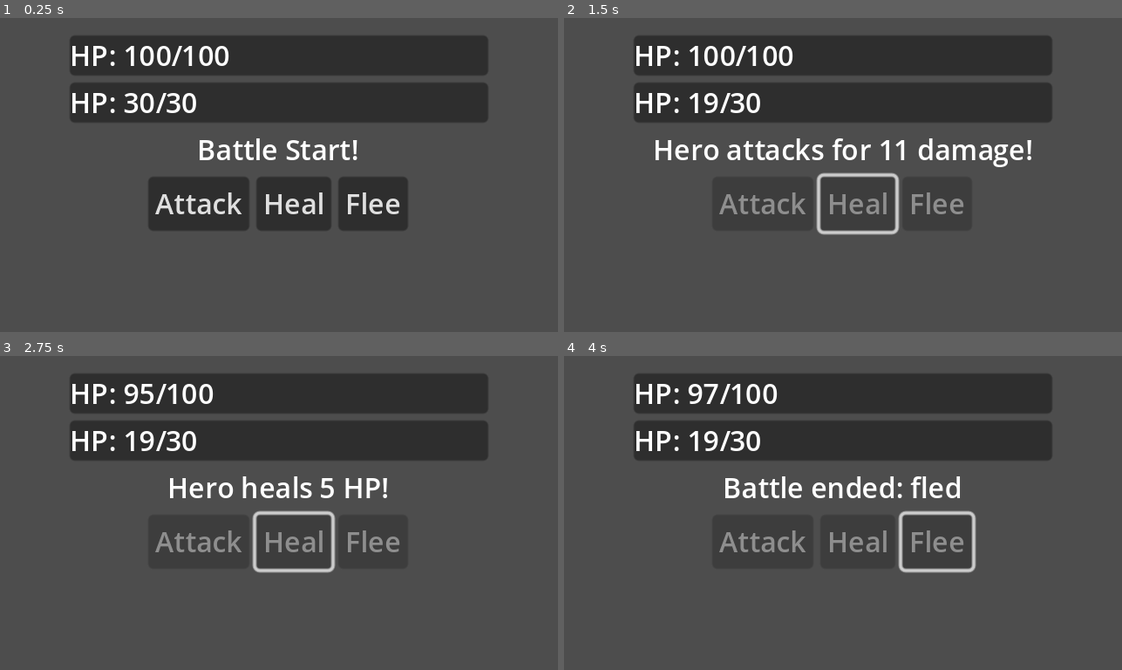
Above: before the commit, frames 1-4 (two rows, left to right).
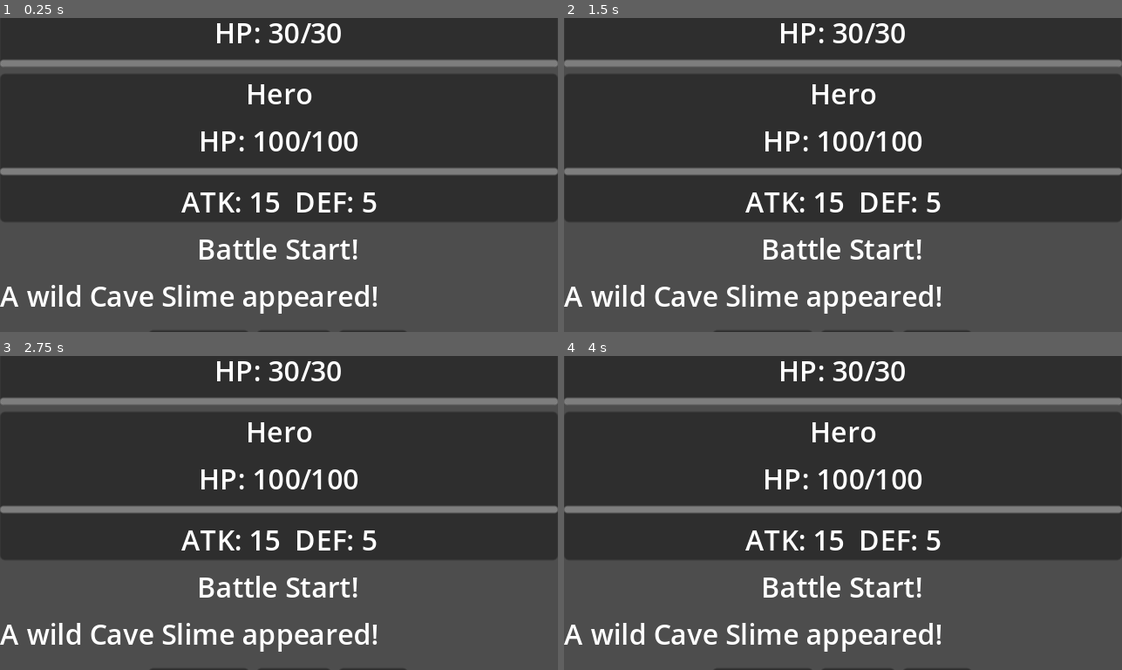
Above: after the commit, the same moments.

Repository: andres-villavicencio-dev/8bit-games_alpha-milestone
Game: Godot game, scene res://scenes/battle.tscn
Same seed, same stepped clock (60 frames per second), same inputs: the game is played once before the commit and once after it. This scene is started directly instead of the project's main scene.
Inputs (mouse positions are in pixels of both pictures, inside the frame that each line leads up to):
- Up to frame 1 (0.25 s): no input
- Up to frame 2 (1.5 s): click (764, 203) at 0.5 s, where only the run before the commit has a clickable "Attack"; tap Enter (ui_accept) at 1.25 s; hold Right (ui_right) from 1.28 s (still down)
- Up to frame 3 (2.75 s): tap Enter (ui_accept) at 1.52 s; release Right (ui_right) at 2 s; click (295, 541) at 2 s, where only the run before the commit has a clickable "Heal"
- Up to frame 4 (4 s): tap Enter (ui_accept) at 2.75, 3.02 s; hold Down (ui_down) 2.78-3.5 s; click (937, 541) at 3.5 s, where only the run before the commit has a clickable "Flee"

The runs differ from the first frame. In frame 1, 46% of the frame differs, in the area x 0-100%, y 0-100%; in frame 2, 46%; in frame 3, 46%; in frame 4, 46%.

Commit message:
Enhance battle system with improved UI and mechanics
- Added flee mechanic with 70% success rate
- Simplified damage calculation formula
- Enhanced healing with random amount (15-25 HP)
- Improved UI with HP bars, character names, and stats display
- Implemented battle log showing last 5 actions
- Added proper battle result messaging
- Documented enhancements in docs/BATTLE_SYSTEM_ENHANCEMENTS.md

Diff:
--- a/game/scenes/battle.tscn
+++ b/game/scenes/battle.tscn
@@ -22,31 +22,72 @@
 anchor_top = 0.5
 anchor_right = 0.5
 anchor_bottom = 0.5
-offset_left = -120.0
-offset_top = -80.0
-offset_right = 120.0
-offset_bottom = 80.0
+offset_left = -160.0
+offset_top = -120.0
+offset_right = 160.0
+offset_bottom = 120.0
 grow_horizontal = 2
 grow_vertical = 2
+
+[node name="EnemyPanel" type="PanelContainer" parent="VBoxContainer"]
+layout_mode = 2
+
+[node name="EnemyInfo" type="VBoxContainer" parent="VBoxContainer/EnemyPanel"]
+layout_mode = 2
+
+[node name="EnemyName" type="Label" parent="VBoxContainer/EnemyPanel/EnemyInfo"]
+layout_mode = 2
+text = "Cave Slime"
+horizontal_alignment = 1
+
+[node name="EnemyHP" type="Label" parent="VBoxContainer/EnemyPanel/EnemyInfo"]
+layout_mode = 2
+text = "HP: 30/30"
+horizontal_alignment = 1
+
+[node name="EnemyHPBar" type="ProgressBar" parent="VBoxContainer/EnemyPanel/EnemyInfo"]
+layout_mode = 2
+max_value = 100.0
+value = 100.0
+show_percentage = false
 
 [node name="PlayerPanel" type="PanelContainer" parent="VBoxContainer"]
 layout_mode = 2
 
-[node name="PlayerHP" type="Label" parent="VBoxContainer/PlayerPanel"]
+[node name="PlayerInfo" type="VBoxContainer" parent="VBoxContainer/PlayerPanel"]
+layout_mode = 2
+
+[node name="PlayerName" type="Label" parent="VBoxContainer/PlayerPanel/PlayerInfo"]
+layout_mode = 2
+text = "Hero"
+horizontal_alignment = 1
+
+[node name="PlayerHP" type="Label" parent="VBoxContainer/PlayerPanel/PlayerInfo"]
 layout_mode = 2
 text = "HP: 100/100"
+horizontal_alignment = 1
 
-[node name="EnemyPanel" type="PanelContainer" parent="VBoxContainer"]
+[node name="PlayerHPBar" type="ProgressBar" parent="VBoxContainer/PlayerPanel/PlayerInfo"]
 layout_mode = 2
+max_value = 100.0
+value = 100.0
+show_percentage = false
 
-[node name="EnemyHP" type="Label" parent="VBoxContainer/EnemyPanel"]
+[node name="PlayerStats" type="Label" parent="VBoxContainer/PlayerPanel/PlayerInfo"]
 layout_mode = 2
-text = "HP: 30/30"
+text = "ATK: 15  DEF: 5"
+horizontal_alignment = 1
 
 [node name="StatusLabel" type="Label" parent="VBoxContainer"]
 layout_mode = 2
 text = "Battle Start!"
 horizontal_alignment = 1
+
+[node name="BattleLog" type="RichTextLabel" parent="VBoxContainer"]
+layout_mode = 2
+size_flags_vertical = 3
+text = ""
+scroll_following = true
 
 [node name="ActionPanel" type="HBoxContainer" parent="VBoxContainer"]
 layout_mode = 2
--- a/game/src/combat/battle_system.gd
+++ b/game/src/combat/battle_system.gd
@@ -30,13 +30,21 @@
 			damage_dealt.emit("enemy", dmg, enemy.hp)
 			status_message.emit("%s attacks for %d damage!" % [player.name, dmg])
 		"heal":
-			var heal = min(20, player.max_hp - player.hp)
-			player.hp += heal
+			var heal = randi_range(15, 25)
+			player.hp = mini(player.hp + heal, player.max_hp)
 			status_message.emit("%s heals %d HP!" % [player.name, heal])
 		"flee":
-			status_message.emit("Got away safely!")
-			_end_battle("fled")
-			return
+			if randf() < 0.70:
+				status_message.emit("Got away safely!")
+				_end_battle("fled")
+				return
+			else:
+				status_message.emit("Couldn't escape!")
+				state = BattleState.ENEMY_TURN
+				turn_started.emit(false)
+				await get_tree().create_timer(1.0).timeout
+				_enemy_turn()
+				return
 
 	if enemy.hp <= 0:
 		_end_battle("victory")
@@ -59,7 +67,7 @@
 		turn_started.emit(true)
 
 func _calc_damage(attack: int, defense: int) -> int:
-	return max(1, attack - defense + randi_range(-2, 2))
+	return maxi(1, attack - defense)
 
 func _end_battle(result: String) -> void:
 	state = BattleState.INACTIVE
--- a/game/src/ui/battle.gd
+++ b/game/src/ui/battle.gd
@@ -1,12 +1,20 @@
 extends Control
 
 @onready var battle_system: Node = $BattleSystem
-@onready var player_hp_label: Label = $VBoxContainer/PlayerPanel/PlayerHP
-@onready var enemy_hp_label: Label = $VBoxContainer/EnemyPanel/EnemyHP
+@onready var player_hp_label: Label = $VBoxContainer/PlayerPanel/PlayerInfo/PlayerHP
+@onready var player_hp_bar: ProgressBar = $VBoxContainer/PlayerPanel/PlayerInfo/PlayerHPBar
+@onready var player_name_label: Label = $VBoxContainer/PlayerPanel/PlayerInfo/PlayerName
+@onready var player_stats_label: Label = $VBoxContainer/PlayerPanel/PlayerInfo/PlayerStats
+@onready var enemy_hp_label: Label = $VBoxContainer/EnemyPanel/EnemyInfo/EnemyHP
+@onready var enemy_hp_bar: ProgressBar = $VBoxContainer/EnemyPanel/EnemyInfo/EnemyHPBar
+@onready var enemy_name_label: Label = $VBoxContainer/EnemyPanel/EnemyInfo/EnemyName
 @onready var status_label: Label = $VBoxContainer/StatusLabel
+@onready var battle_log: RichTextLabel = $VBoxContainer/BattleLog
 @onready var attack_button: Button = $VBoxContainer/ActionPanel/AttackButton
 @onready var heal_button: Button = $VBoxContainer/ActionPanel/HealButton
 @onready var flee_button: Button = $VBoxContainer/ActionPanel/FleeButton
+
+const MAX_LOG_LINES: int = 5
 
 var player_data: Dictionary = {
 	"name": "Hero",
@@ -36,17 +44,24 @@
 	flee_button.pressed.connect(_on_flee_pressed)
 
 	battle_system.start_battle(player_data, enemy_data)
+	_on_turn_started(true)
 
 func _on_battle_started(p_data: Dictionary, e_data: Dictionary) -> void:
 	player_data = p_data
 	enemy_data = e_data
 	_update_hp_display()
+	_update_name_display()
+	_clear_battle_log()
+	_add_battle_log("A wild %s appeared!" % enemy_data.name)
 
 func _on_damage_dealt(target: String, amount: int, remaining_hp: int) -> void:
 	_update_hp_display()
+	var target_name = "enemy" if target == "enemy" else player_data.name
+	_add_battle_log("%s takes %d damage! (%d HP left)" % [target_name, amount, remaining_hp])
 
 func _on_status_message(text: String) -> void:
 	status_label.text = text
+	_add_battle_log(text)
 
 func _on_turn_started(is_player_turn: bool) -> void:
 	var interactive = is_player_turn
@@ -55,16 +70,31 @@
 	flee_button.disabled = not interactive
 
 func _on_battle_ended(result: String) -> void:
-	status_label.text = "Battle ended: " + result
-	attack_button.disabled = true
-	heal_button.disabled = true
-	flee_button.disabled = true
-	if result == "victory":
-		await get_tree().create_timer(2.0).timeout
-		get_tree().change_scene_to_file("res://scenes/overworld.tscn")
-	elif result == "defeat":
-		await get_tree().create_timer(2.0).timeout
-		get_tree().change_scene_to_file("res://scenes/main_menu.tscn")
+	match result:
+		"victory":
+			status_label.text = "Victory!"
+			_add_battle_log("Victory! %s defeated %s!" % [player_data.name, enemy_data.name])
+			attack_button.disabled = true
+			heal_button.disabled = true
+			flee_button.disabled = true
+			await get_tree().create_timer(2.0).timeout
+			get_tree().change_scene_to_file("res://scenes/overworld.tscn")
+		"defeat":
+			status_label.text = "Defeat..."
+			_add_battle_log("Defeat... %s was knocked out." % player_data.name)
+			attack_button.disabled = true
+			heal_button.disabled = true
+			flee_button.disabled = true
+			await get_tree().create_timer(2.0).timeout
+			get_tree().change_scene_to_file("res://scenes/main_menu.tscn")
+		"fled":
+			status_label.text = "Escaped!"
+			_add_battle_log("Got away safely!")
+			attack_button.disabled = true
+			heal_button.disabled = true
+			flee_button.disabled = true
+			await get_tree().create_timer(1.5).timeout
+			get_tree().change_scene_to_file("res://scenes/overworld.tscn")
 
 func _on_attack_pressed() -> void:
 	battle_system.player_action("attack")
@@ -78,3 +108,30 @@
 func _update_hp_display() -> void:
 	player_hp_label.text = "HP: %d/%d" % [player_data.hp, player_data.max_hp]
 	enemy_hp_label.text = "HP: %d/%d" % [enemy_data.hp, enemy_data.max_hp]
+
+	var player_hp_ratio = float(player_data.hp) / float(player_data.max_hp) if player_data.max_hp > 0 else 0.0
+	var enemy_hp_ratio = float(enemy_data.hp) / float(enemy_data.max_hp) if enemy_data.max_hp > 0 else 0.0
+
+	player_hp_bar.value = player_hp_ratio * 100
+	enemy_hp_bar.value = enemy_hp_ratio * 100
+
+func _update_name_display() -> void:
+	player_name_label.text = player_data.name
+	enemy_name_label.text = enemy_data.name
+	player_stats_label.text = "ATK: %d  DEF: %d" % [player_data.attack, player_data.defense]
+
+func _add_battle_log(message: String) -> void:
+	var current_text = battle_log.text
+	if current_text.length() > 0:
+		current_text += "\n"
+	current_text += message
+
+	var lines = current_text.split("\n")
+	if lines.size() > MAX_LOG_LINES:
+		lines = lines.slice(lines.size() - MAX_LOG_LINES)
+		current_text = "\n".join(lines)
+
+	battle_log.text = current_text
+
+func _clear_battle_log() -> void:
+	battle_log.text = ""
Not shown, added: docs/BATTLE_SYSTEM_ENHANCEMENTS.md
